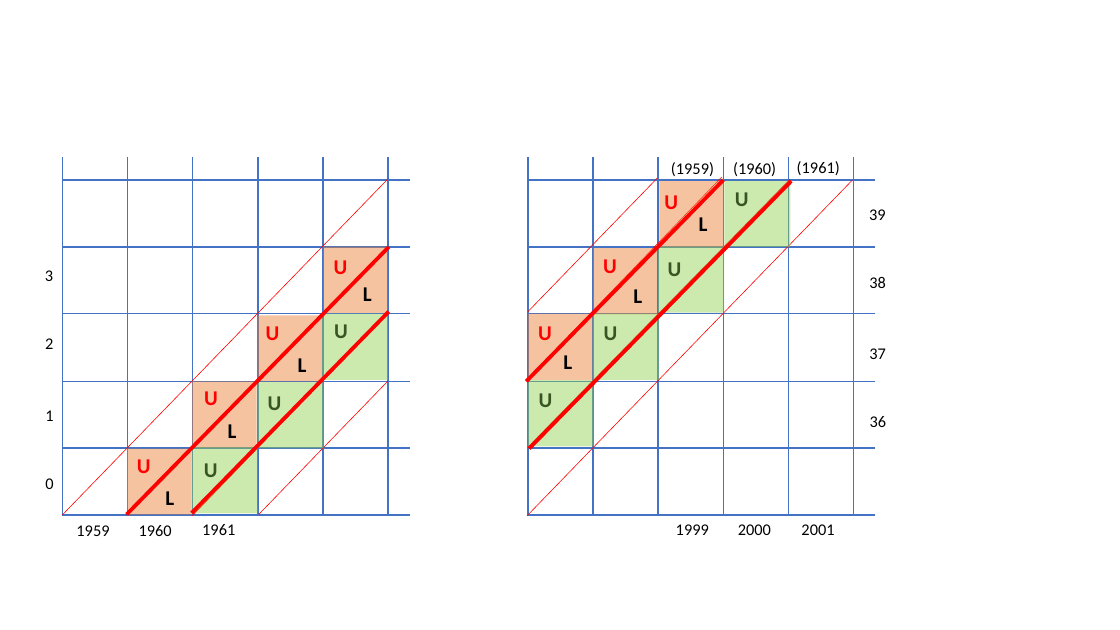
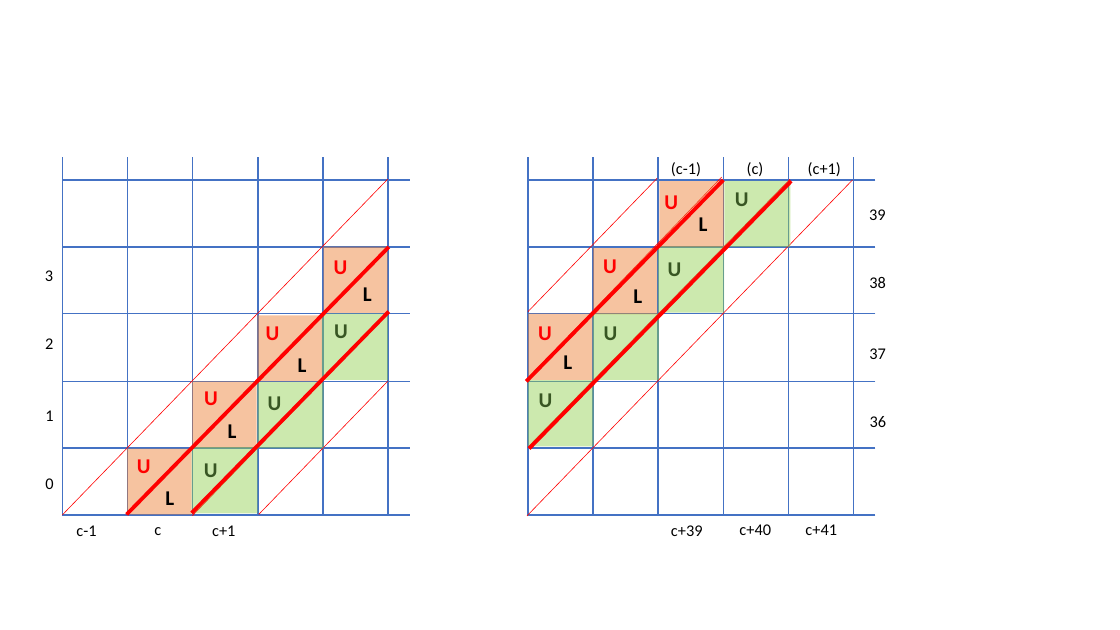
Before and after one commit to schmert/bonecave, a slide deck: slide 1 of cohort-vs-period-diagonals/Lexis-diagram.pptx. Drawn at 1120x630 pixels with LibreOffice and Linux fonts; fonts in the diff are those of the drawing. Boxes give left, top, right and bottom in pixels: in the first picture for what was removed or moved away, otherwise in the second. Text is boxed around its words. In the diff, an @@ line names an element or a change of style, - is before the commit and + after.

```diff
--- a/cohort-vs-period-diagonals/Lexis-diagram.pptx
+++ b/cohort-vs-period-diagonals/Lexis-diagram.pptx
@@ text at <box>671,162,701,176</box>: text changed @@
-(1959)
+(c-1)
@@ text at <box>747,162,764,176</box>: text changed @@
-(1960)
+(c)
@@ text at <box>808,162,841,176</box>: text changed @@
-(1961)
+(c+1)
@@ text at <box>76,525,96,536</box>: text changed @@
-1959
+c-1
@@ text at <box>154,527,161,535</box>: text changed @@
-1960
+c
@@ text at <box>212,525,235,536</box>: text changed @@
-1961
+c+1
@@ text at <box>671,525,703,536</box>: text changed @@
-1999
+c+39
@@ text at <box>739,524,771,535</box>: text changed @@
-2000
+c+40
@@ text at <box>805,524,837,535</box>: text changed @@
-2001
+c+41
```
Also in this commit, not shown: 8 other files.
